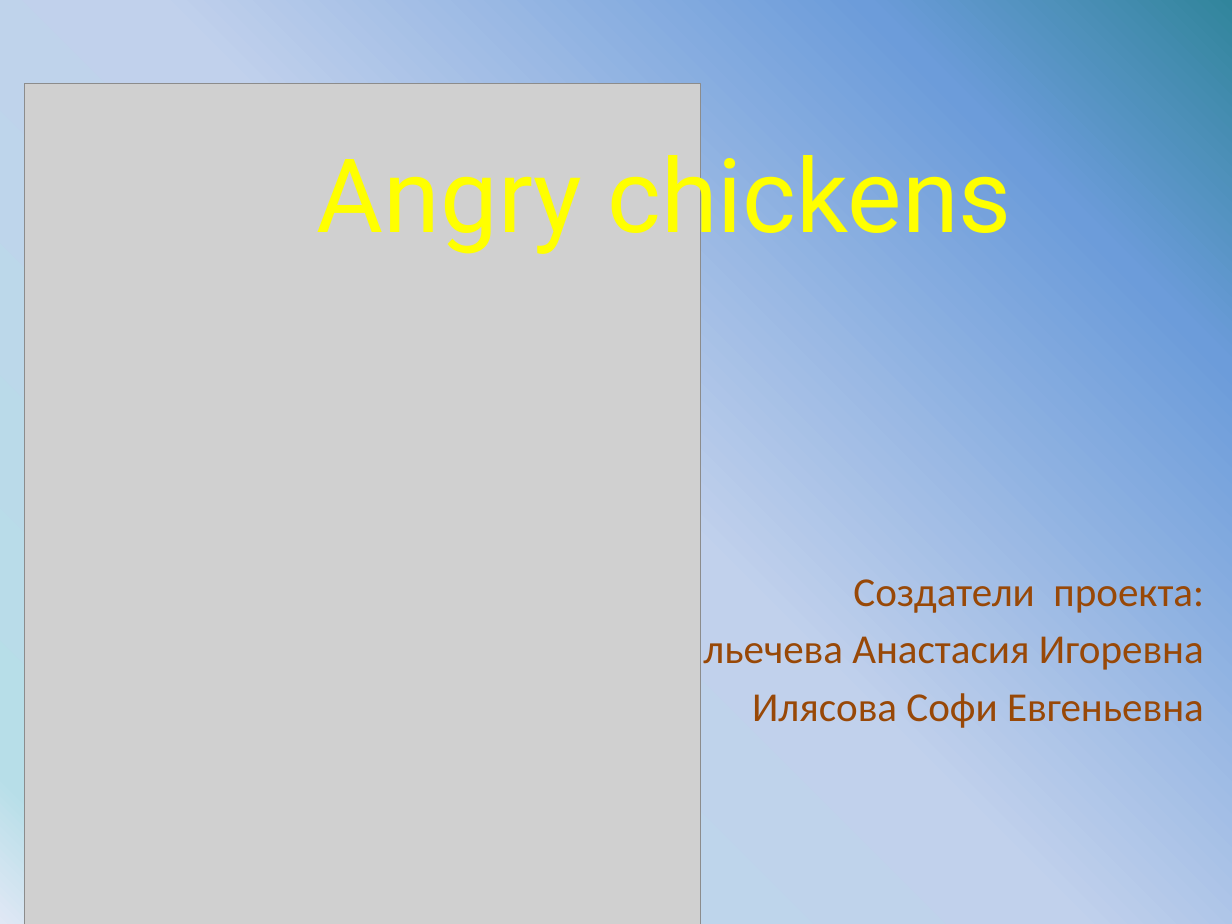
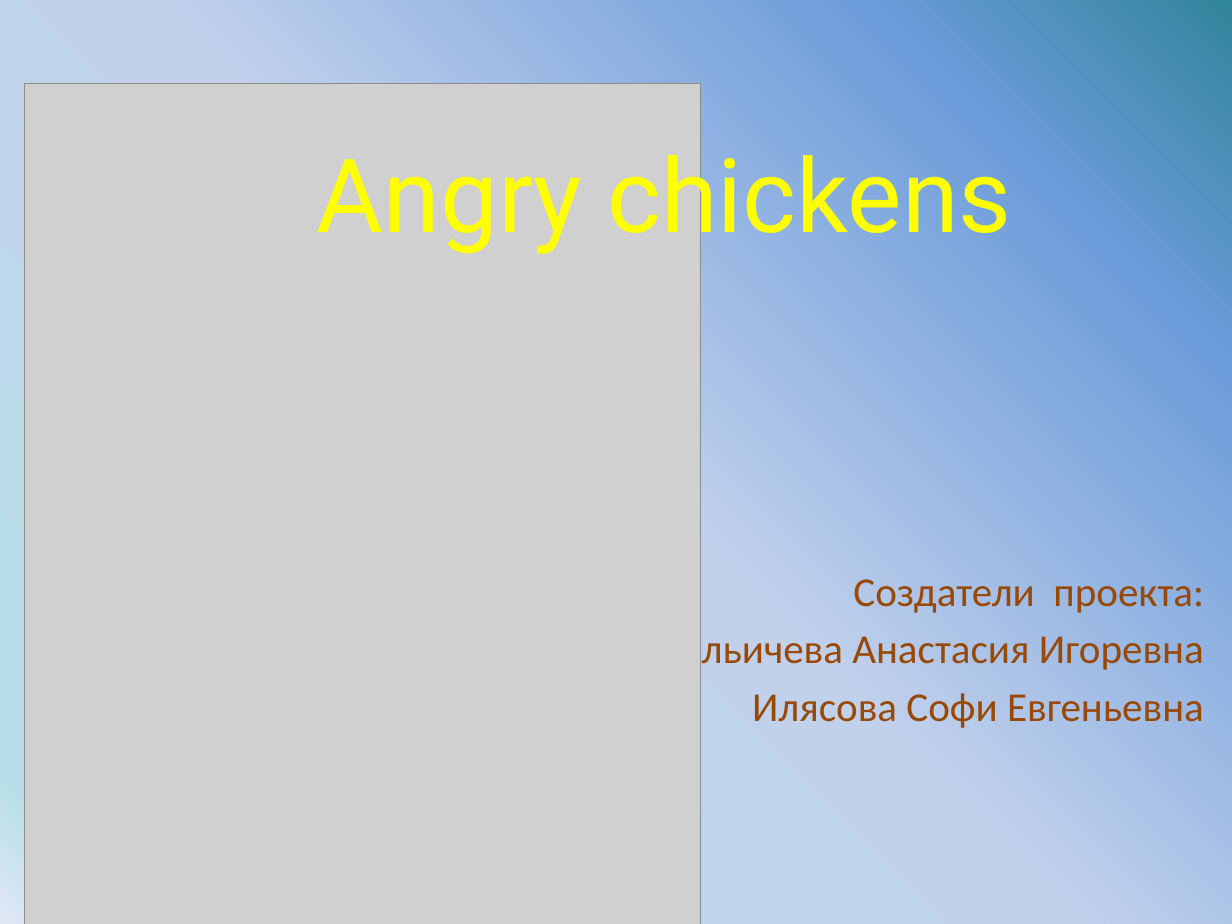
Before and after one commit to nastya-ilicheva/Angry-chikens, a slide deck: slide 1 of Angry chickens.pptx. Drawn at 1232x924 pixels with LibreOffice and Linux fonts; fonts in the diff are those of the drawing; grey boxes stand for pictures. Boxes give left, top, right and bottom in pixels: in the first picture for what was removed or moved away, otherwise in the second. Text is boxed around its words. In the diff, an @@ line names an element or a change of style, - is before the commit and + after.

Commit message:
доработка презы

```diff
--- a/Angry chickens.pptx
+++ b/Angry chickens.pptx
@@ subtitle at [675,630,1204,674]: text changed @@
-Ильечева Анастасия Игоревна
+Ильичева Анастасия Игоревна
```
